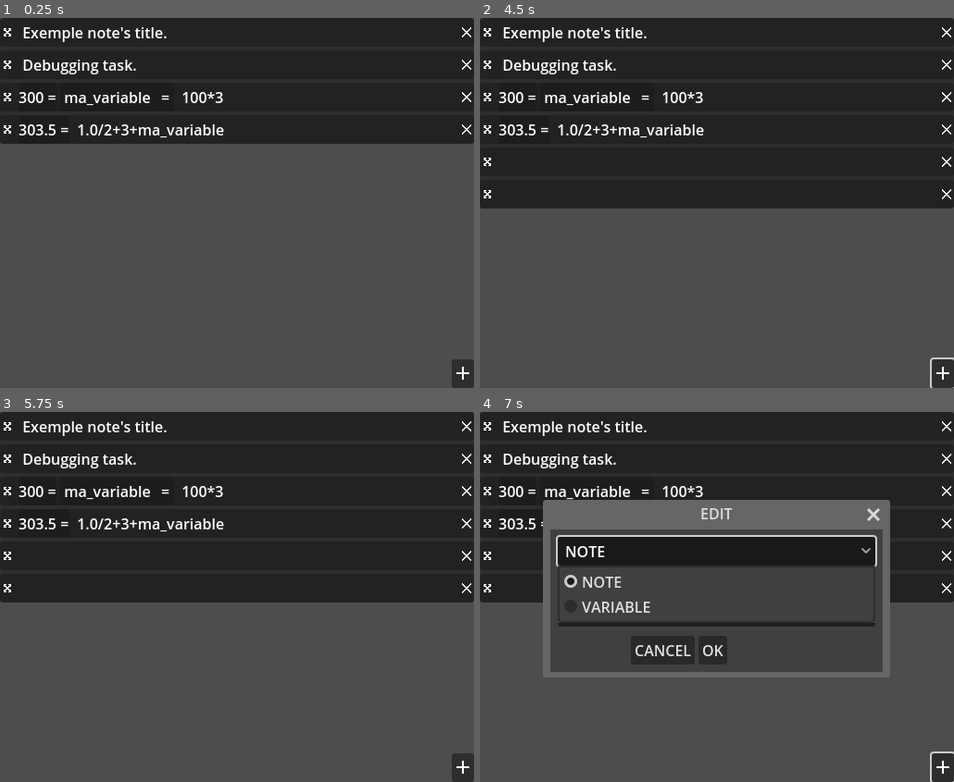
Above: before the commit, frames 1-4 (two rows, left to right).
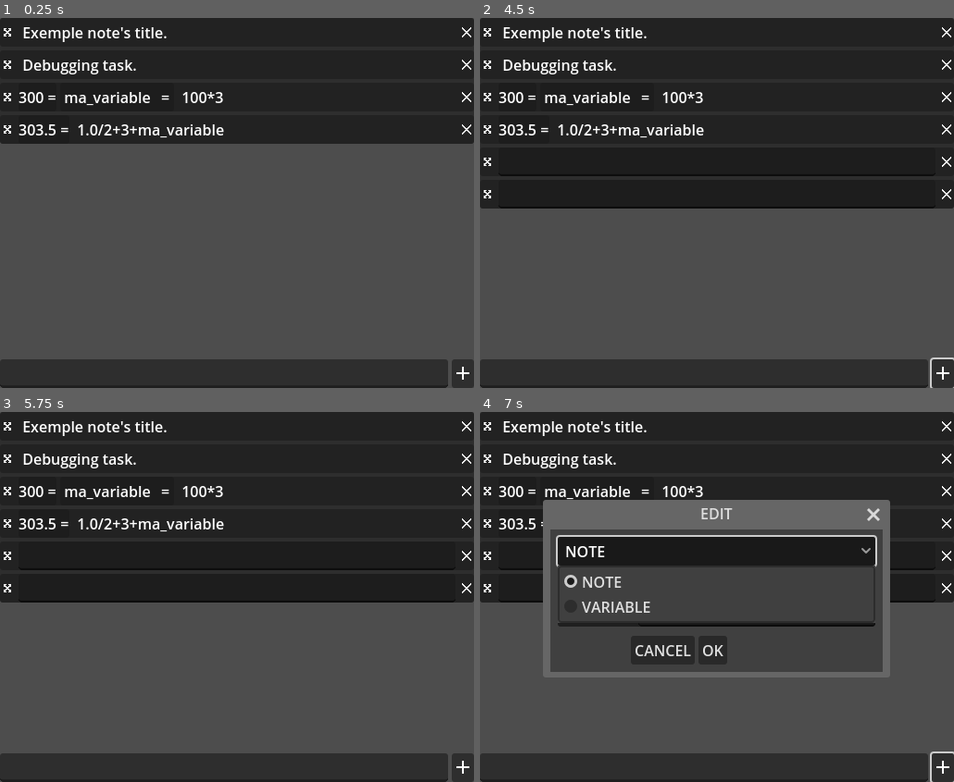
Above: after the commit, the same moments.

Repository: xorblo-doitus/Bloc-notes-plus-plus
Game: Godot game, scene res://src/app/main.tscn
Same seed, same stepped clock (60 frames per second), same inputs: the game is played once before the commit and once after it. The engine's default icon, where the game draws it, is replaced by a stand-in: a white triangle on a blue panel in a dark square.
Inputs (mouse positions are in pixels of both pictures, inside the frame that each line leads up to):
- Up to frame 1 (0.25 s): no input
- Up to frame 2 (4.5 s): click (489, 32) at 0.52 s; click (489, 32) at 1.27 s; click (944, 373) at 2 s; click "OK" at 2.75 s; click (944, 373) at 3.5 s; click "OK" at 4.25 s
- Up to frame 3 (5.75 s): click (9, 426) at 5.02 s
- Up to frame 4 (7 s): click (944, 767) at 5.75 s; click "NOTE" at 6.5 s

The runs differ from the first frame. In frame 1, 7.3% of the frame differs, in the area x 0-95%, y 92-100%; in frame 2, 7.3%; in frame 3, 7.3%; in frame 4, 7.3%.

Commit message:
Added placeholder attribute to RichTextEdit

Diff:
--- a/src/gui/user_input/rich_text_edit.gd
+++ b/src/gui/user_input/rich_text_edit.gd
@@ -23,7 +23,7 @@
 #@export var shift_to_validate: bool = true
 @export var auto_width: bool = false
 @export var max_width: float = -1
-@export var text: String:
+@export_multiline var text: String:
 	set(new):
 		if new == text:
 			return
@@ -41,7 +41,23 @@
 
 		update_width()
 
+		if not editing:
+			if text:
+				code_edit.modulate = Color.TRANSPARENT
+			else:
+				code_edit.modulate = Color.WHITE
+
 		text_changed.emit(new, old)
+
+@export_multiline var place_holder: String:
+	set(new):
+		if not is_node_ready():
+			ready.connect(set.bind(&"place_holder", new), CONNECT_ONE_SHOT)
+			return
+
+		place_holder = new
+		code_edit.placeholder_text = place_holder
+
 
 var editing: bool = false:
 	set(new):
@@ -211,7 +227,8 @@
 func unsetup_editing() -> void:
 	text = code_edit.text
 	code_edit.gutters_draw_line_numbers = false
-	code_edit.modulate = Color.TRANSPARENT
+	if text:
+		code_edit.modulate = Color.TRANSPARENT
 	rich_text_label.modulate = Color.WHITE
 	text_set.emit(code_edit.text)
 	#code_edit.text = " "
